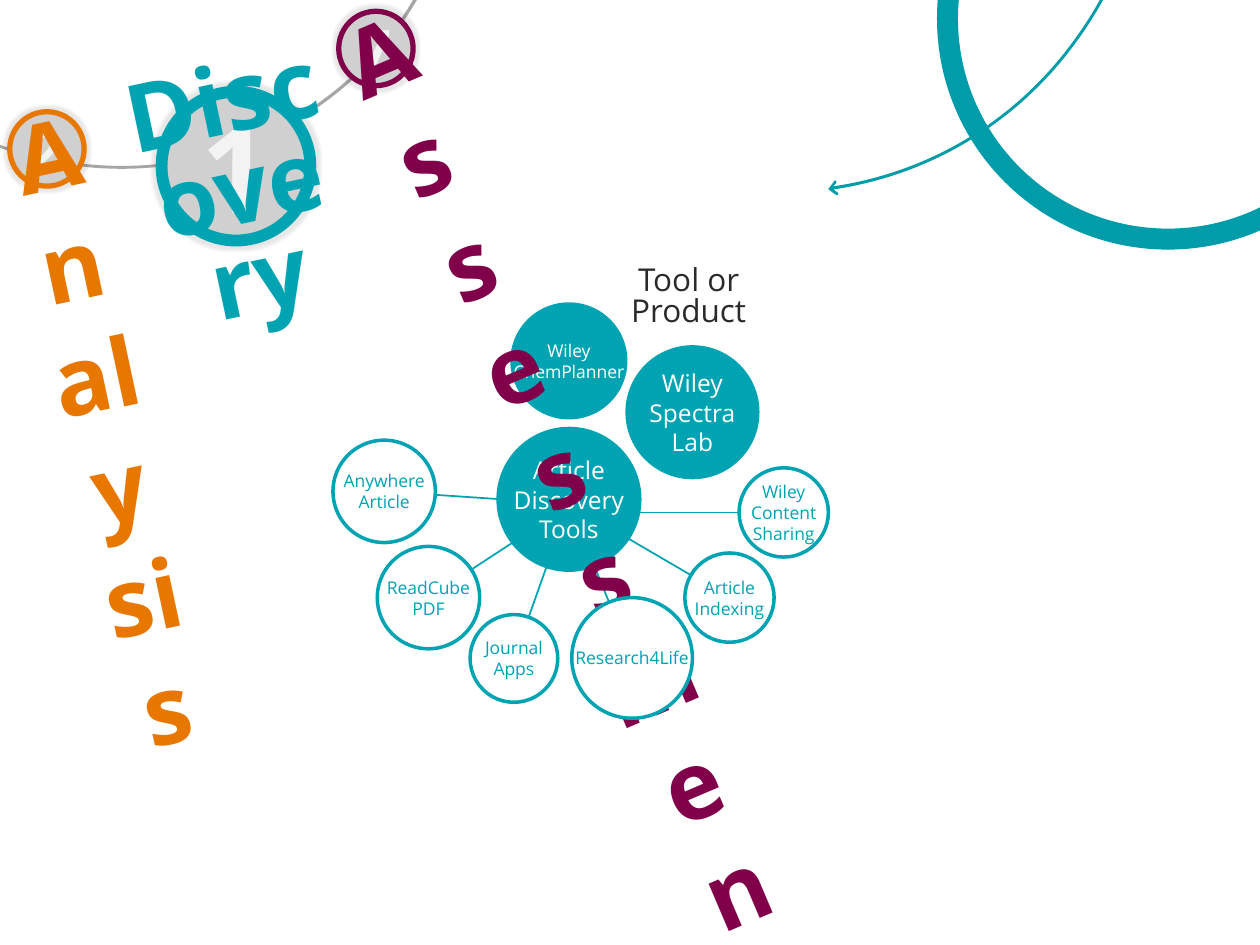
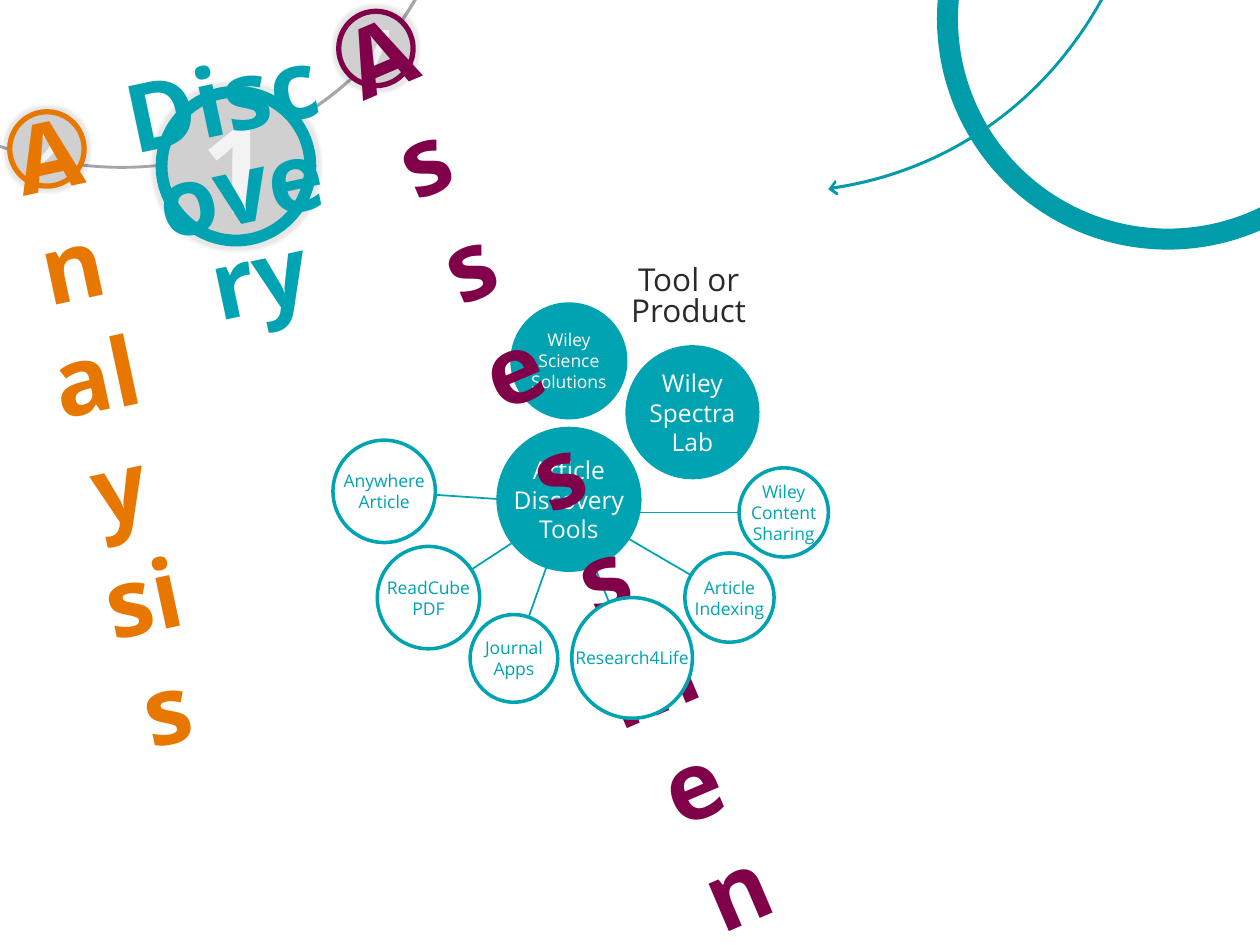
Before and after one commit to sallen-wiley/author-service-map, a slide deck: slide 3 of assets/files/Wiley Researcher Tools PPT.pptx (slide 2 before the commit). Drawn at 1260x945 pixels with LibreOffice and Linux fonts; fonts in the diff are those of the drawing; grey boxes stand for pictures. Boxes give left, top, right and bottom in pixels: in the first picture for what was removed or moved away, otherwise in the second. Text is boxed around its words. In the diff, an @@ line names an element or a change of style, - is before the commit and + after.

```diff
--- a/assets/files/Wiley Researcher Tools PPT.pptx
+++ b/assets/files/Wiley Researcher Tools PPT.pptx
@@ text in ellipse at [531,332,606,394]: text changed @@
-Wiley
-ChemPlanner
+Wiley
+Science
+Solutions
```
Also in this commit, not shown: 2 other slides changed, 2 slides added, 2 other files.
